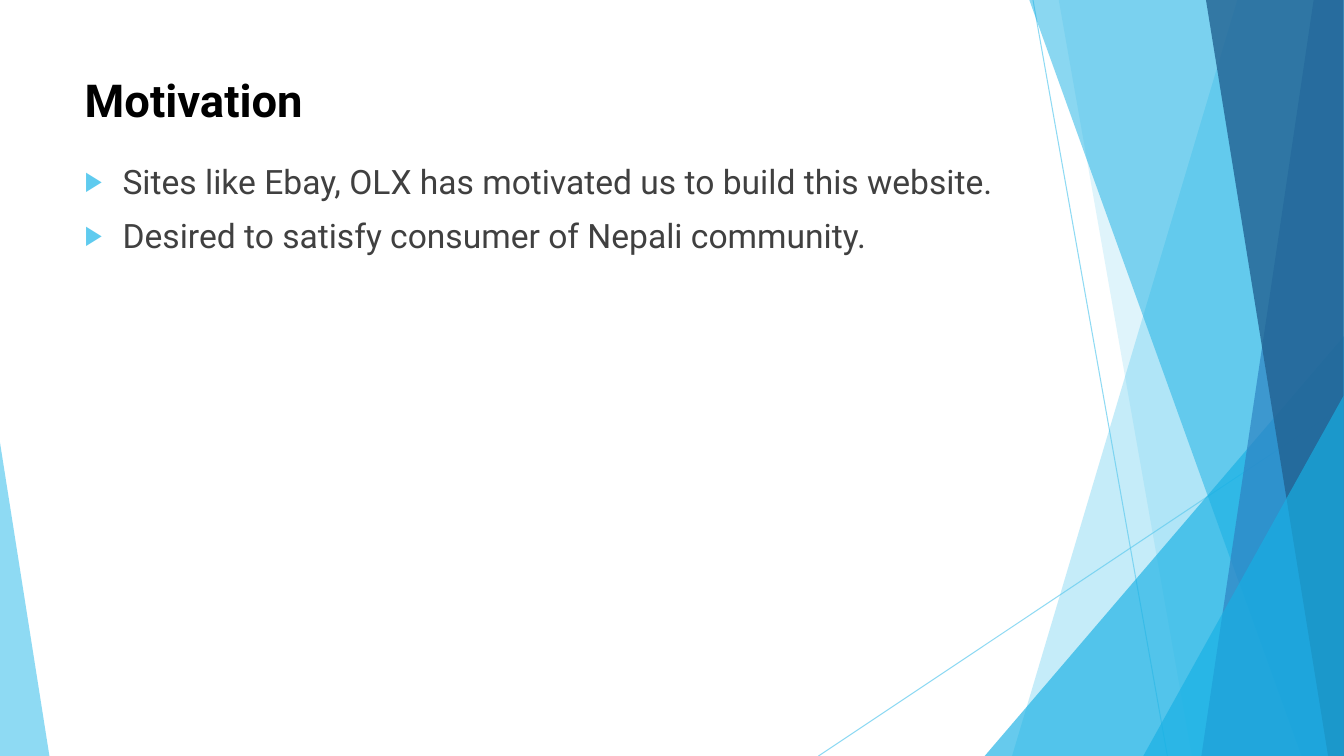
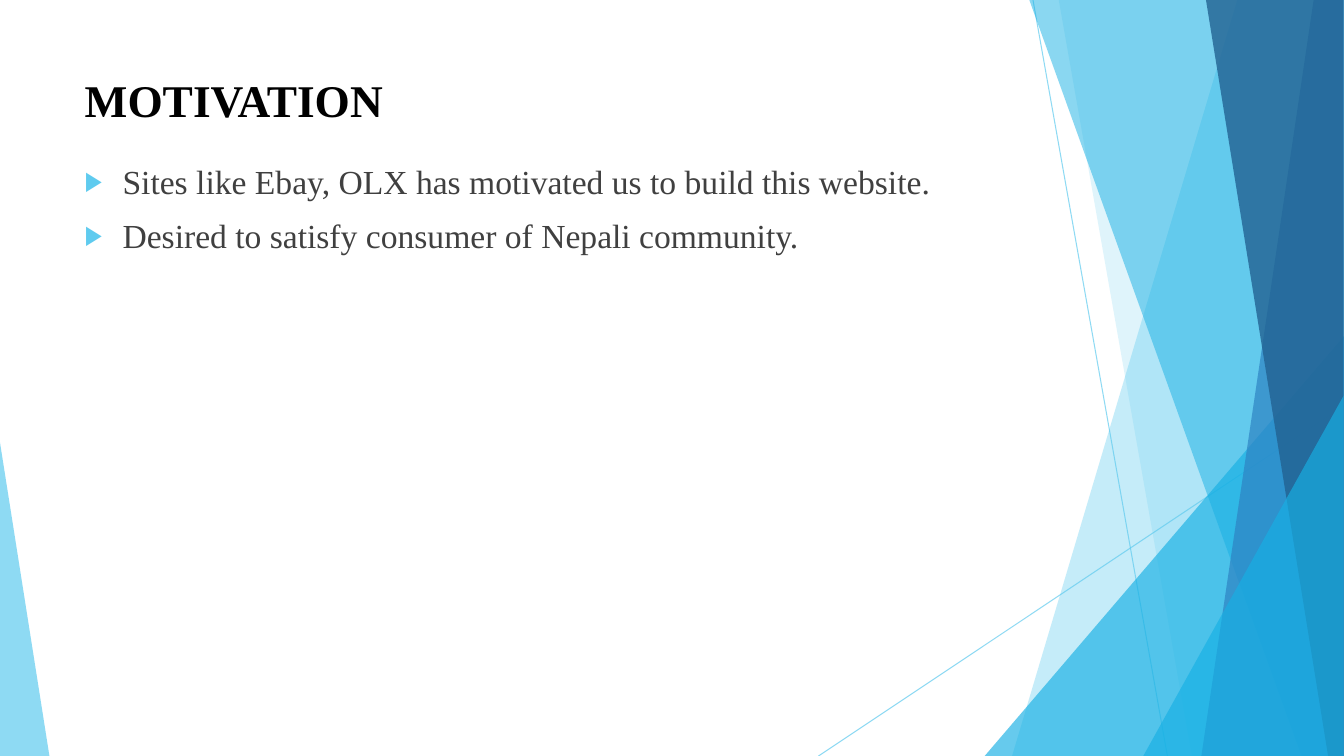
Before and after one commit to KojuOrg/E-Mart-Document, a slide deck: slide 3 of Proposal/Presentation/ProposalSlide.pptx. Drawn at 1344x756 pixels with LibreOffice and Linux fonts; fonts in the diff are those of the drawing. Boxes give left, top, right and bottom in pixels: in the first picture for what was removed or moved away, otherwise in the second. Text is boxed around its words. In the diff, an @@ line names an element or a change of style, - is before the commit and + after.

```diff
--- a/Proposal/Presentation/ProposalSlide.pptx
+++ b/Proposal/Presentation/ProposalSlide.pptx
@@ title at box(85, 87, 383, 118): text changed; font Roboto to Times New Roman @@
-Motivation
+MOTIVATION
@@ text "Sites like Ebay, OLX has ..." at box(123, 170, 930, 255): font Roboto to Times New Roman @@
```
Also in this commit, not shown: 12 other slides changed, 1 slide added, 1 slide removed.
